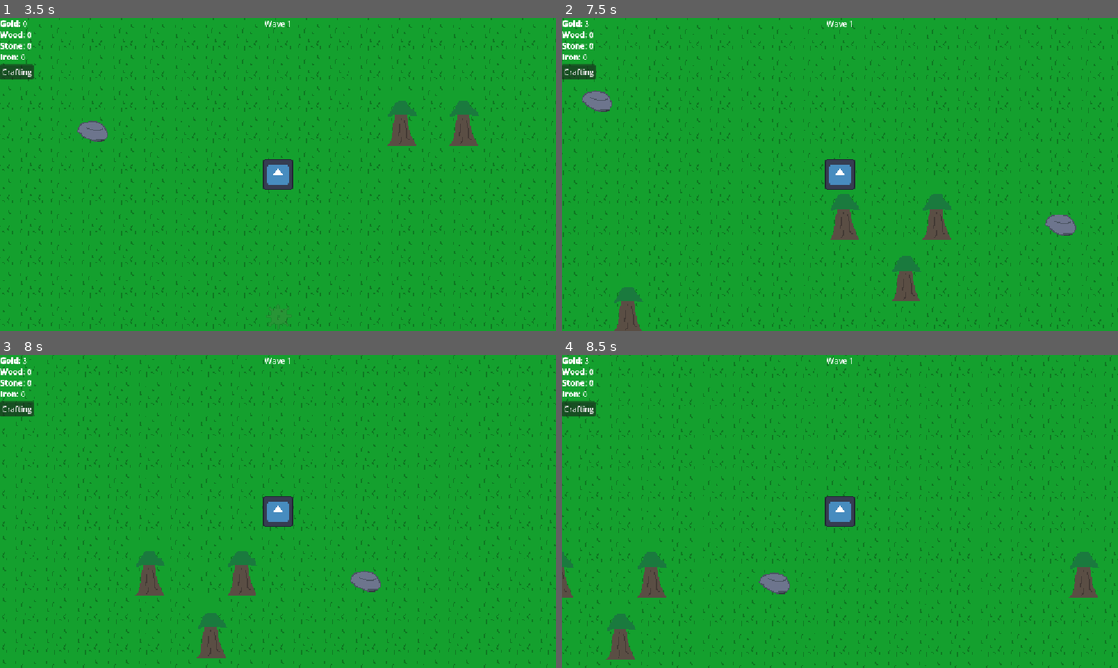
Above: before the commit, frames 1-4 (two rows, left to right).
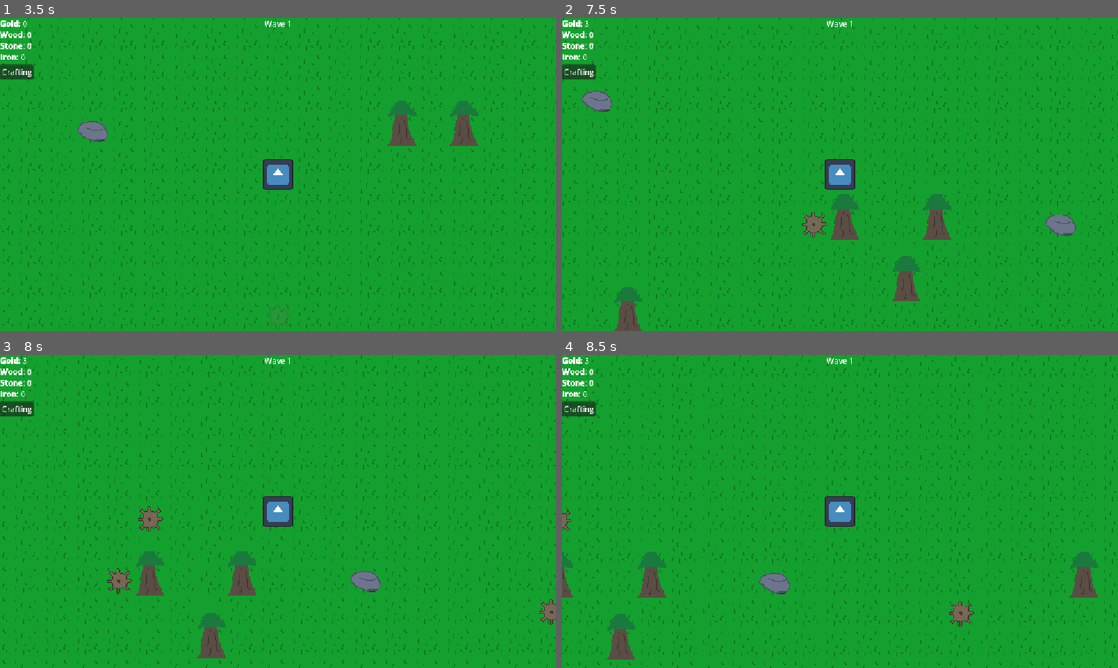
Above: after the commit, the same moments.

Repository: Deeeeelan/serious-game
Game: Godot game, scene res://scenes/title_screen.tscn
The game is run twice, just before and just after one commit, with the same random seed, the same clock (stepped at 60 frames per second) and the same inputs. The engine's default icon, where the game draws it, is replaced by a stand-in: a white triangle on a blue panel in a dark square.
Inputs (mouse positions are in pixels of both pictures, inside the frame that each line leads up to):
- Up to frame 1 (3.5 s): click "Start" at 0.5 s; click "Crafting" at 1.25 s; tap Enter at 2 s; move the mouse to (250, 237) at 2.02 s; hold Q (drop) 2.03-2.78 s; hold W (up) from 2.03 s (still down); click (250, 237) at 2.17 s; tap Space (interact) at 2.3, 2.85 s; move the mouse to (444, 221) at 2.77 s; tap N (placeGear) at 3.05 s
- Up to frame 2 (7.5 s): move the mouse to (673, 127) at 3.52 s; release W (up) at 3.53 s; hold N (placeGear) 3.53-4.28 s; hold A (left) 3.53-5.03 s; tap Q (drop) at 3.8, 4.35, 6.05 s; move the mouse to (867, 174) at 4.27 s; click (867, 174) at 4.42 s; tap Space (interact) at 4.55, 6.5, 6.8 s; move the mouse to (756, 96) at 5.02 s; hold S (down) 5.03-5.78 s; hold Space (interact) 5.03-5.78 s; tap N (placeGear) at 5.3, 5.85 s; move the mouse to (962, 158) at 5.77 s; hold D (right) 5.78-6.53 s; move the mouse to (728, 190) at 6.52 s; hold W (up) 6.53-7.28 s; hold M (placeTestGen) 6.53-7.28 s; click (728, 190) at 6.67 s; move the mouse to (895, 105) at 7.27 s; hold D (right) from 7.28 s (still down); tap Ctrl (switch_layer) at 7.35 s
- Up to frame 3 (8 s): keep holding D (right); tap N (placeGear) at 7.55 s
- Up to frame 4 (8.5 s): keep holding D (right); move the mouse to (812, 574) at 8.02 s; hold Q (drop) from 8.03 s (still down); tap Alt at 8.1 s

Frame 1 is identical in both runs. In frame 2, 0.2% of the frame differs, in the area x 43-48%, y 62-71%; in frame 3, 0.5%, in the area x 19-100%, y 48-87%; in frame 4, 0.3%.
Error before the commit: Invalid access to property or key '(0, -3)' on a base object of type 'Dictionary[Vector2i, Component]'. (res://scripts/gear_manager.gd:161)

Commit message:
Update player_movement.gd

Diff:
--- a/scripts/player_movement.gd
+++ b/scripts/player_movement.gd
@@ -87,7 +87,8 @@
 			$Aim.texture = img
 			if current_tm.get_cell_atlas_coords(pos) in GEAR_COORDS or current_tm.get_cell_atlas_coords(pos) in GEN_COORDS:
 				print("GEAR")
-				carrying_data.component = gearManager.popComponent(pos)
+				carrying_data.component = true
+				gearManager.clearComonent(pos)
 
 			var source = tm.tile_set.get_source(carrying_data.sid)
 			if source is TileSetScenesCollectionSource:
@@ -141,7 +142,7 @@
 		await tween.finished
 		throw_obj.queue_free()
 		if "component" in saved_carrying_data:
-			gearManager.placeComponent(saved_carrying_data.component, pos)
+			gearManager.placeGear(pos)
 			print(gearManager.components)
 
 		tm.set_cell(pos, saved_carrying_data.sid, saved_carrying_data.atcoords, saved_carrying_data.altid)
